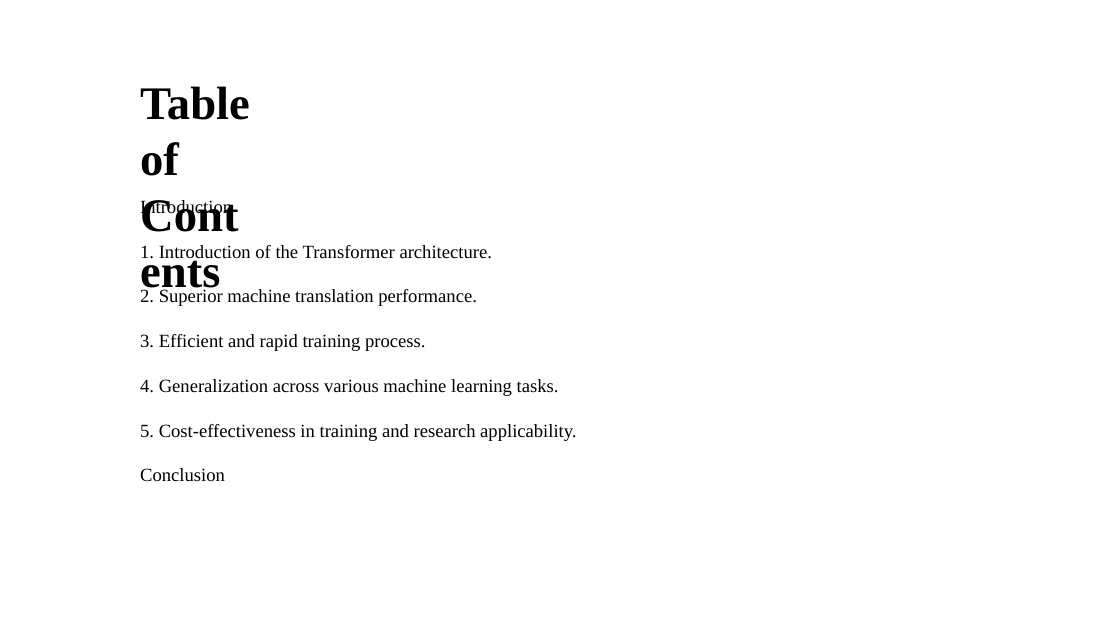
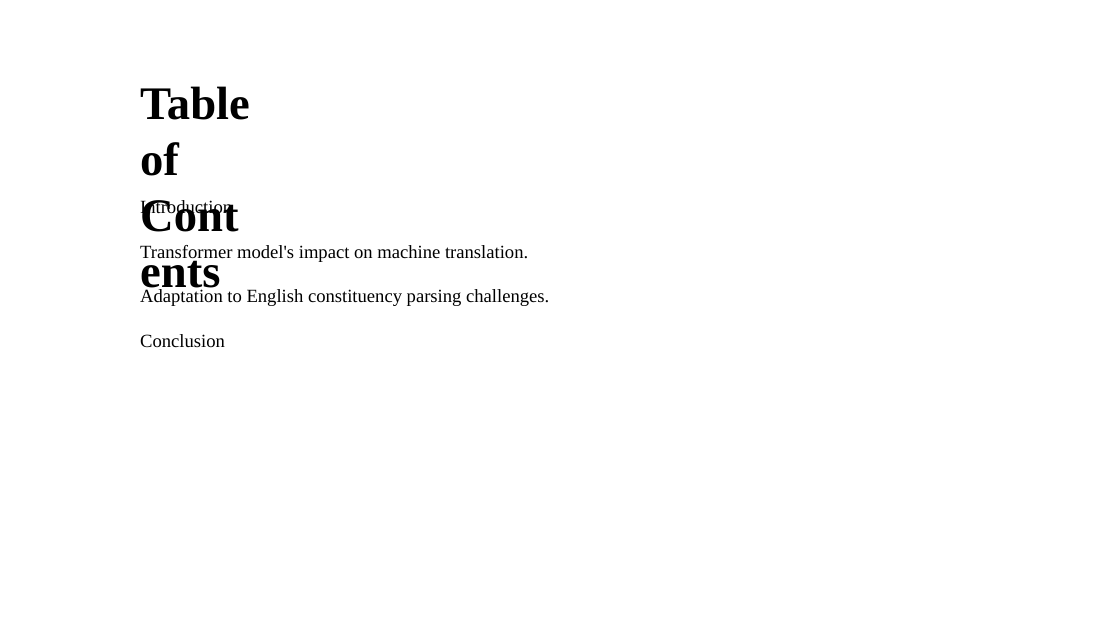
Before and after one commit to Jessie-ZhaoXi/dsa4213-ppt-generator, a slide deck: slide 2 of ppt_generator/my_ppts/attention_mode2.pptx. Drawn at 1120x630 pixels with LibreOffice and Linux fonts; fonts in the diff are those of the drawing; background and template pictures are left out. Boxes give left, top, right and bottom in pixels: in the first picture for what was removed or moved away, otherwise in the second. Text is boxed around its words. In the diff, an @@ line names an element or a change of style, - is before the commit and + after.

Commit message:
update intro / conclusion prompt requirement

```diff
--- a/ppt_generator/my_ppts/attention_mode2.pptx
+++ b/ppt_generator/my_ppts/attention_mode2.pptx
@@ text at <box>140,199,549,348</box>: text changed @@
-Introduction
-1. Introduction of the Transformer architecture.
-2. Superior machine translation performance.
-3. Efficient and rapid training process.
-4. Generalization across various machine learning tasks.
-5. Cost-effectiveness in training and research applicability.
-Conclusion
+Introduction
+Transformer model's impact on machine translation.
+Adaptation to English constituency parsing challenges.
+Conclusion
```
Also in this commit, not shown: 4 other slides changed, 3 slides added, 4 slides removed, 6 other files.
